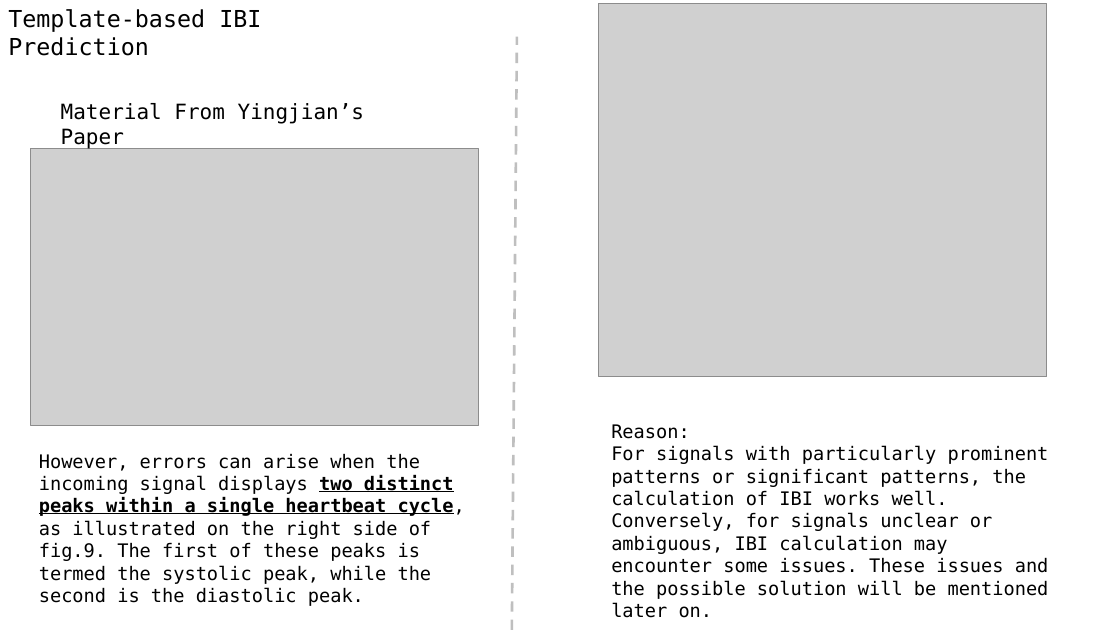
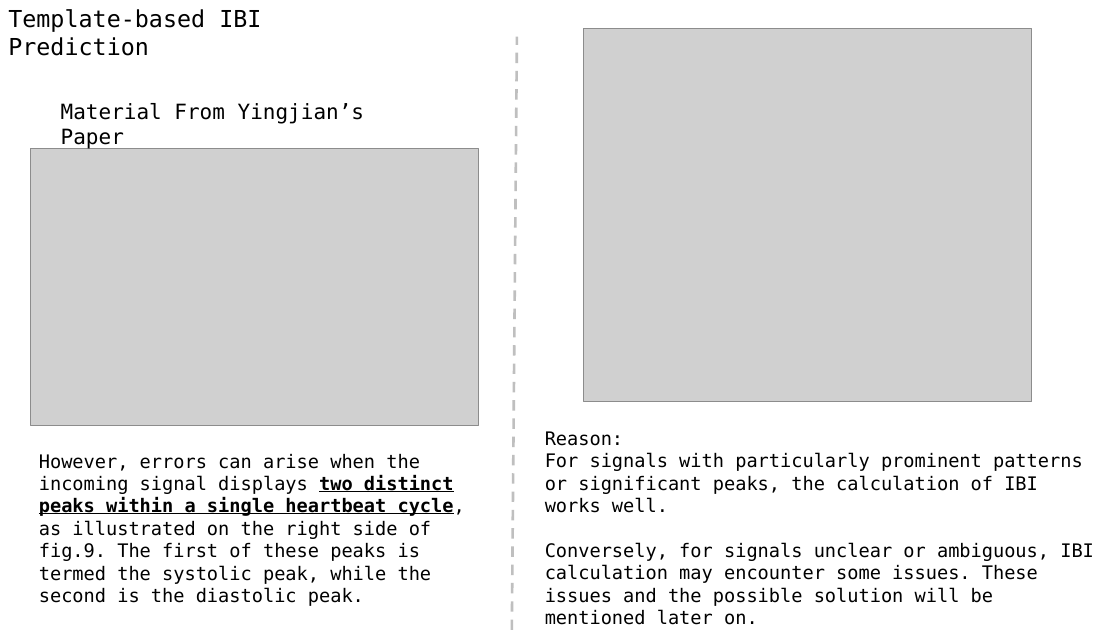
Before and after one commit to A-Big-Tortoise/Presentation, a slide deck: slide 6 of Presentation_0129_JiayuChen.pptx. Drawn at 1120x630 pixels with LibreOffice and Linux fonts; fonts in the diff are those of the drawing; grey boxes stand for pictures. Boxes give left, top, right and bottom in pixels: in the first picture for what was removed or moved away, otherwise in the second. Text is boxed around its words. In the diff, an @@ line names an element or a change of style, - is before the commit and + after.

```diff
--- a/Presentation_0129_JiayuChen.pptx
+++ b/Presentation_0129_JiayuChen.pptx
@@ picture: place and size @@
-picture at bbox=[599, 3, 1048, 377]
+picture at bbox=[584, 29, 1033, 402]
@@ text "Reason:": place and size @@
-text "Reason:" at bbox=[611, 424, 1049, 618]
+text "Reason:" at bbox=[545, 431, 1094, 625]
@@ text at bbox=[545, 453, 1083, 513]: text changed @@
-For signals with particularly prominent patterns or significant patterns, the calculation of IBI works well.
+For signals with particularly prominent patterns or significant peaks, the calculation of IBI works well.
```
Also in this commit, not shown: 14 other slides changed, 1 slide added.
